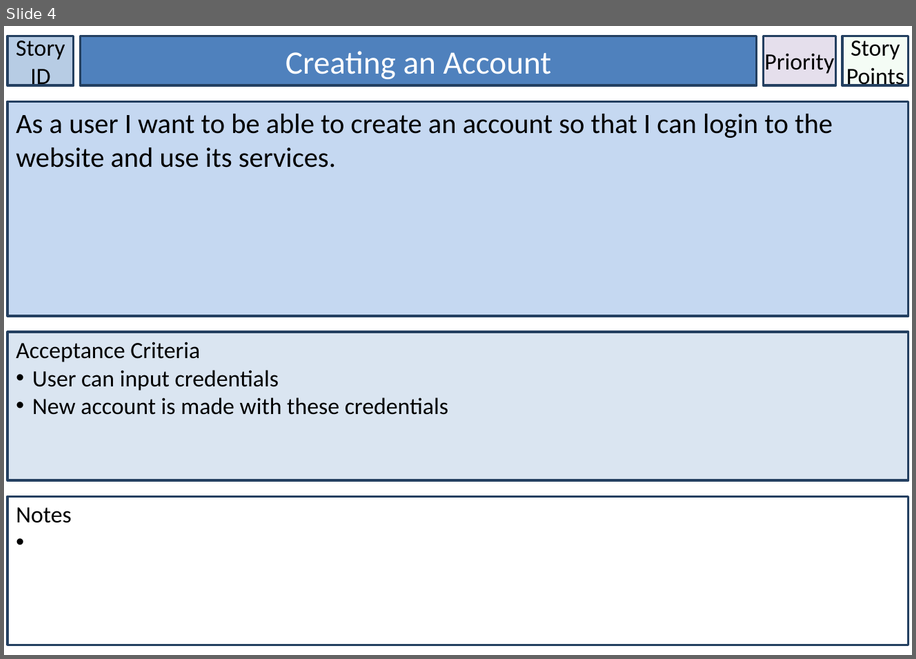
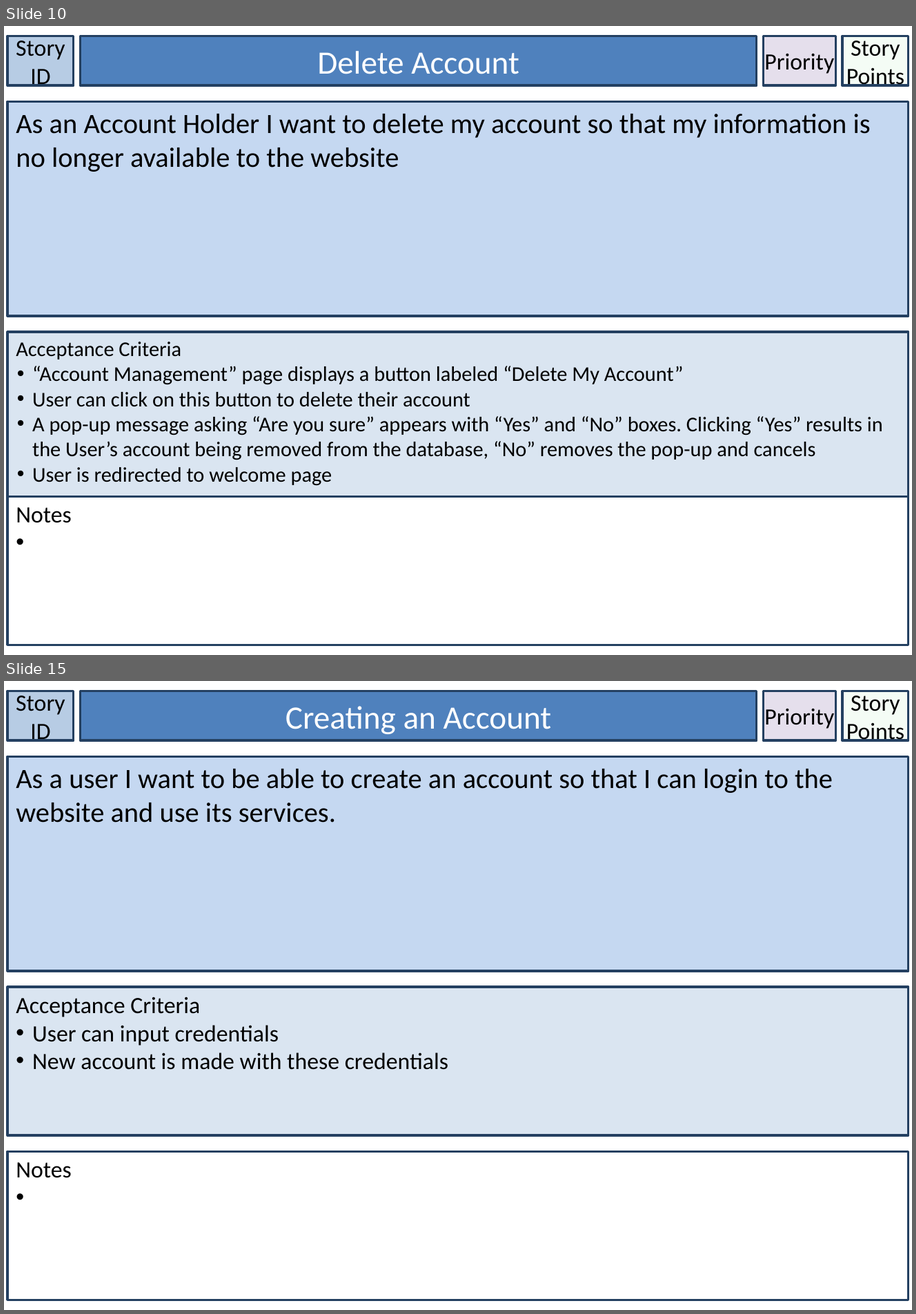
Before and after one commit to lowejosh/Django-landmarks, a slide deck: Story Cards.pptx. Shown one above the other, each under a label of ours: slide 4 before the commit, slides 10 and 15 after it; the slides between them are not shown. The pictures are 916x659 and 916x1314 pixels, drawn with LibreOffice and Linux fonts; fonts in the diff are those of the drawing. Boxes give left, top, right and bottom in pixels: in the first picture for what was removed or moved away, otherwise in the second. Text is boxed around its words. In the diff, an @@ line names an element or a change of style, - is before the commit and + after.

```diff
--- a/Story Cards.pptx
+++ b/Story Cards.pptx
@@ slide 10 added at (x1=4, y1=26, x2=912, y2=655), background #FFFFFF @@
@@ rectangle added at (x1=7, y1=36, x2=74, y2=85), fill #B7CCE4, outline #244061 2 pt, 20 pt, text #000000 @@
+Story ID
@@ rectangle added at (x1=81, y1=36, x2=757, y2=85), fill #4F81BD, outline #244061 2 pt, 28 pt, text #FFFFFF @@
+Delete Account
@@ rectangle added at (x1=764, y1=36, x2=837, y2=85), fill #E5DFEC, outline #244061 2 pt, 20 pt, text #000000 @@
+Priority
@@ rectangle added at (x1=842, y1=36, x2=909, y2=85), fill #CCF0CD at 20% opacity, outline #244061 2 pt, 20 pt, text #000000 @@
+Story Points
@@ rectangle added at (x1=7, y1=101, x2=909, y2=316), fill #C5D8F1, outline #244061 2 pt, 24 pt, text #000000 @@
+As an Account Holder I want to delete my account so that my information is no longer available to the website
@@ rectangle added at (x1=7, y1=332, x2=909, y2=497), fill #DAE5F1, outline #244061 2 pt, 18 pt, text #000000 @@
+Acceptance Criteria
+• “Account Management” page displays a button labeled “Delete My Account”
+• User can click on this button to delete their account
+• A pop-up message asking “Are you sure” appears with “Yes” and “No” boxes. Clicking “Yes” results in the User’s account being removed from the database, “No” removes the pop-up and cancels
+• User is redirected to welcome page
@@ rectangle added at (x1=7, y1=497, x2=909, y2=645), fill #FFFFFF, outline #244061 2 pt, 20 pt, text #000000 @@
+Notes
@@ what was slide 4 is now slide 15 @@
```
Also in this commit, not shown: 3 slides changed, 28 other slides added, 1 other file.
